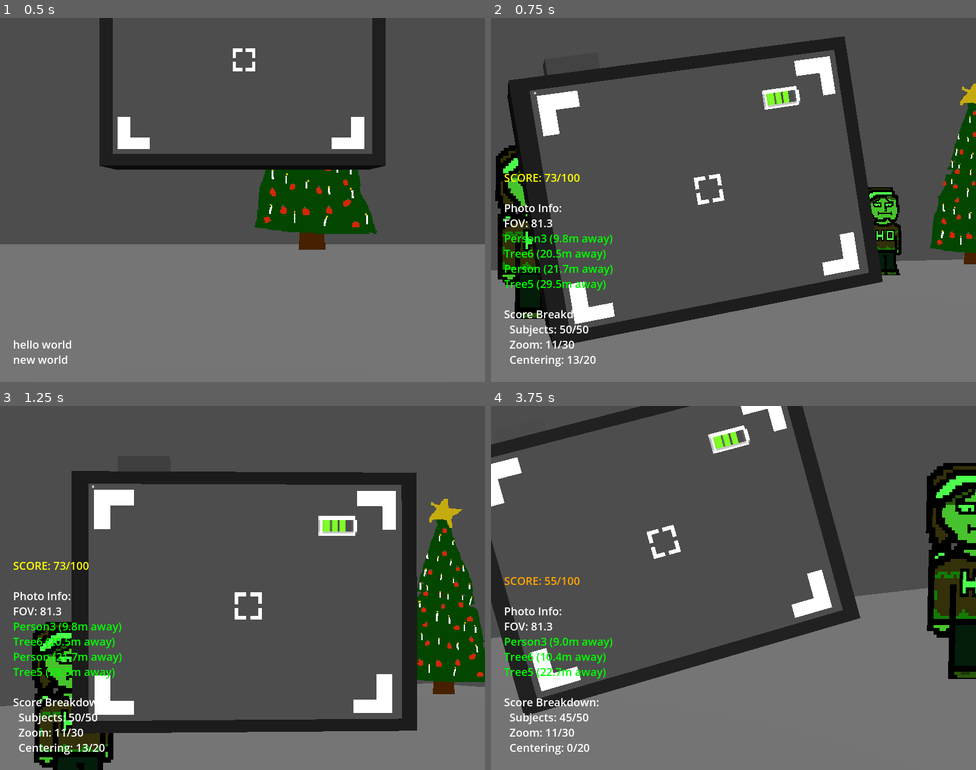
Above: before the commit, frames 1-4 (two rows, left to right).
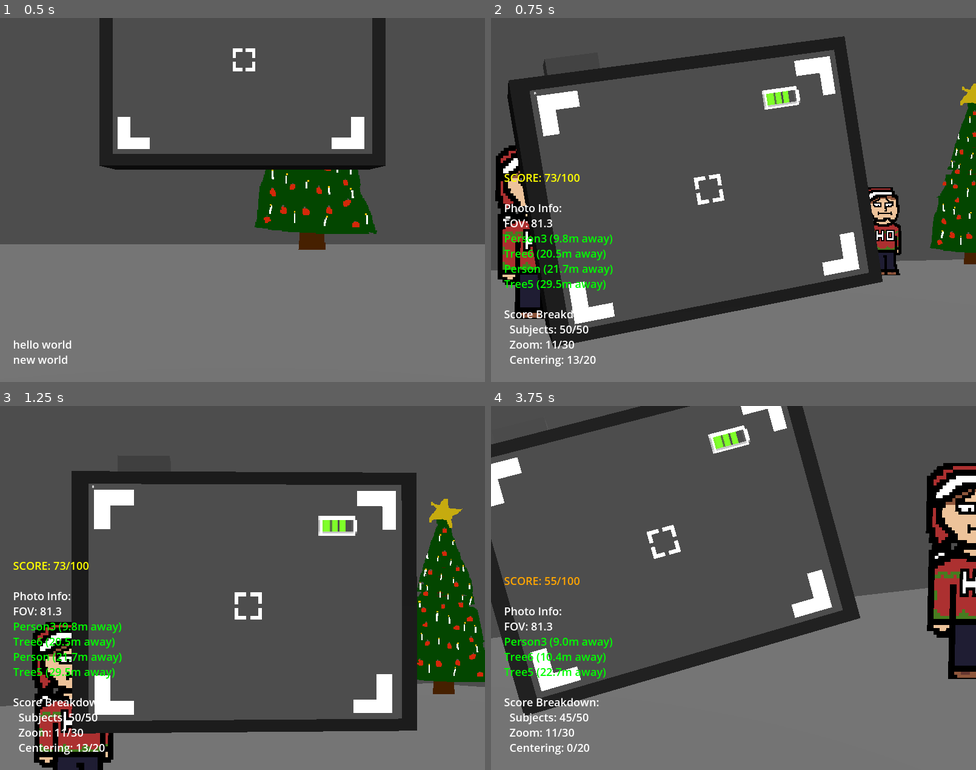
Above: after the commit, the same moments.

Repository: theowiik/xmas-game-jam-2025
Game: Godot game, scene res://scenes/main.tscn
Same seed, same stepped clock (60 frames per second), same inputs: the game is played once before the commit and once after it.
Inputs (mouse positions are in pixels of both pictures, inside the frame that each line leads up to):
- Up to frame 1 (0.5 s): no input
- Up to frame 2 (0.75 s): tap Enter (ui_accept) at 0.5 s; move the mouse to (757, 200) at 0.52 s; press the mouse at (757, 200) at 0.53 s; hold W (WALK_FORWARD) from 0.53 s (still down)
- Up to frame 3 (1.25 s): keep holding W (WALK_FORWARD); tap Space (JUMP) at 0.77 s
- Up to frame 4 (3.75 s): keep holding W (WALK_FORWARD); move the mouse to (709, 588) at 1.27 s; release the mouse at (709, 588) at 1.28 s; tap Mouse wheel up (ZOOM_IN) at 1.35 s; tap Space (JUMP) at 1.52, 3.02 s; move the mouse to (743, 580) at 2.02 s; hold Mouse wheel down (ZOOM_OUT) 2.03-2.78 s; move the mouse to (728, 595) at 2.77 s; click (728, 595) at 2.85 s; move the mouse to (767, 591) at 3.52 s; hold Mouse wheel up (ZOOM_IN) from 3.53 s (still down)

Frame 1 is identical in both runs. In frame 2, 1.9% of the frame differs, in the area x 2-84%, y 36-83%; in frame 3, 1.8%; in frame 4, 2.7%, in the area x 91-100%, y 16-75%.

Commit message:
Remove coloring of person

Diff:
--- a/scripts/person.gd
+++ b/scripts/person.gd
@@ -15,9 +15,6 @@
 var is_smiling: bool = false
 
 var camera: Node3D = null
-var default_color: Color = Color.WHITE
-var in_frame_color: Color = Color(0.3, 1.0, 0.3)  # Green tint
-var centered_color: Color = Color(1.0, 1.0, 0.3)  # Yellow tint
 
 # Smile FOV thresholds - at reference distance, FOV must be <= this to smile
 var reference_distance: float = 5.0  # Distance at which reference FOV is used
@@ -60,7 +57,6 @@
 		if center_distance < 0.15 and is_zoomed_enough:  # Roughly centered and zoomed enough
 			smile_sprite.visible = true
 			idle_sprite.visible = false
-			smile_sprite.modulate = centered_color
 			see_camera_label.visible = true
 
 			# Play smile sound when starting to smile
@@ -68,17 +64,15 @@
 				smile_player.play()
 				is_smiling = true
 		else:
-			# Just in frame, show idle sprite with green tint
+			# Just in frame, show idle sprite
 			smile_sprite.visible = false
 			idle_sprite.visible = true
-			idle_sprite.modulate = in_frame_color
 			see_camera_label.visible = false
 			is_smiling = false
 	else:
-		# Not in frame, show idle sprite with default color
+		# Not in frame, show idle sprite
 		smile_sprite.visible = false
 		idle_sprite.visible = true
-		idle_sprite.modulate = default_color
 		see_camera_label.visible = false
 		is_smiling = false
 
